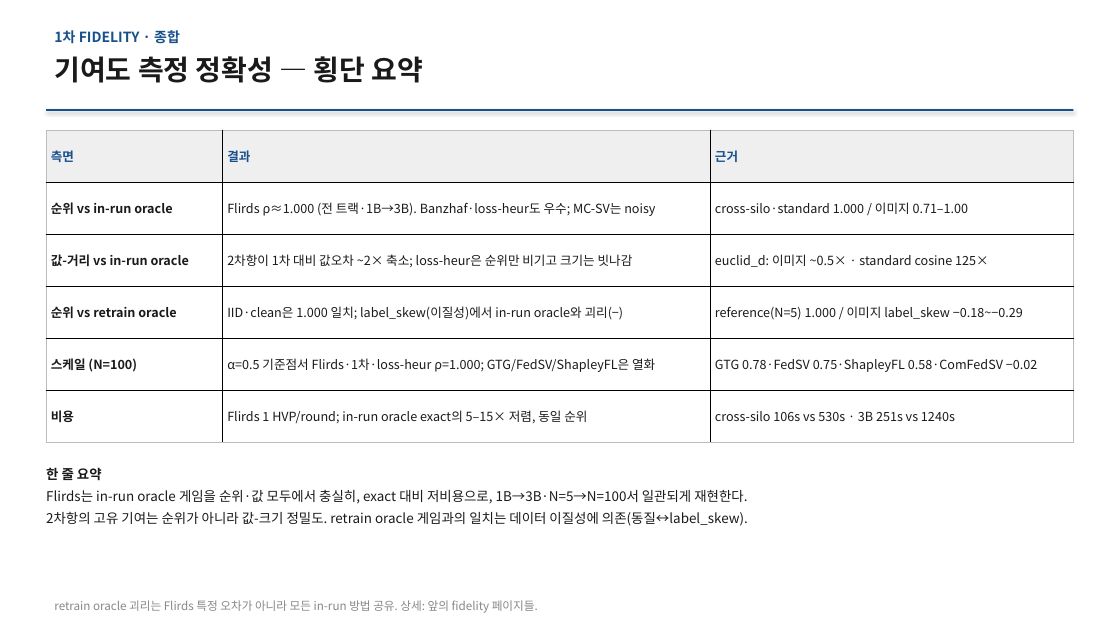
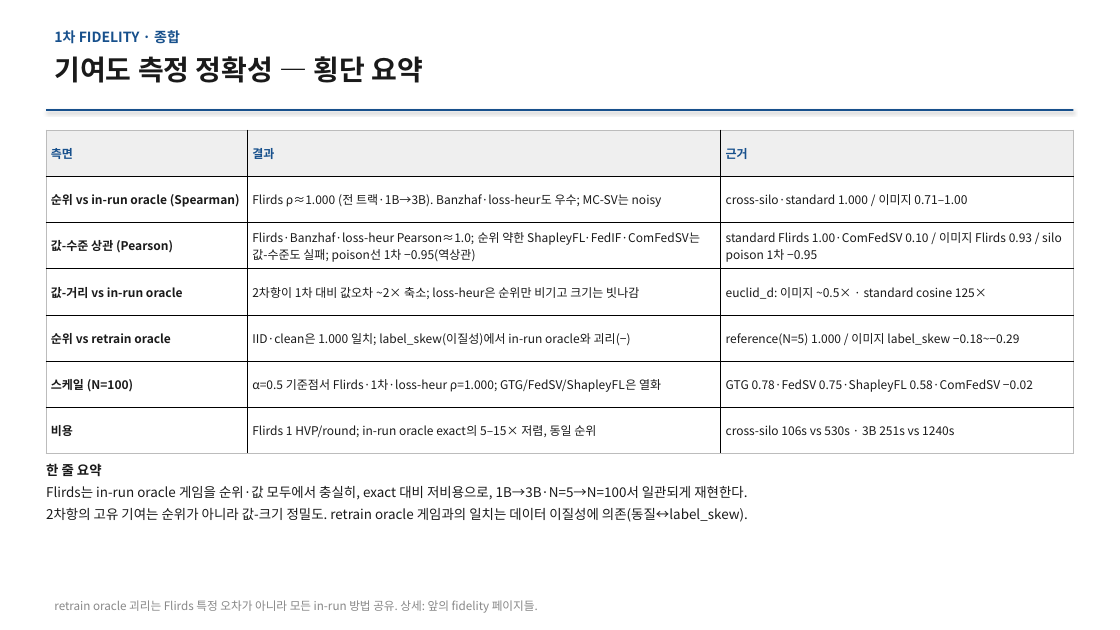
Before and after one commit to YongheeChoi/flirds, a slide deck: slide 10 of research-wiki/presentations/2026-06-results-report/flirds-results-2026-06.pptx. Drawn at 1120x630 pixels with LibreOffice and Linux fonts; fonts in the diff are those of the drawing. Boxes give left, top, right and bottom in pixels: in the first picture for what was removed or moved away, otherwise in the second. Text is boxed around its words. In the diff, an @@ line names an element or a change of style, - is before the commit and + after.

```diff
--- a/research-wiki/presentations/2026-06-results-report/flirds-results-2026-06.pptx
+++ b/research-wiki/presentations/2026-06-results-report/flirds-results-2026-06.pptx
@@ table at <box>46,130,1075,454</box> @@
-row 2: 순위 vs in-run oracle | Flirds ρ≈1.000 (전 트랙·1B→3B). Banzhaf·loss-heur도 우수; MC-SV는 noisy | cross-silo·standard 1.000 / 이미지 0.71–1.00
+row 2: 순위 vs in-run oracle (Spearman) | Flirds ρ≈1.000 (전 트랙·1B→3B). Banzhaf·loss-heur도 우수; MC-SV는 noisy | cross-silo·standard 1.000 / 이미지 0.71–1.00
+row 3: 값-수준 상관 (Pearson) | Flirds·Banzhaf·loss-heur Pearson≈1.0; 순위 약한 ShapleyFL·FedIF·ComFedSV는 값-수준도 실패; poison선 1차 −0.95(역상관) | standard Flirds 1.00·ComFedSV 0.10 / 이미지 Flirds 0.93 / silo poison 1차 −0.95
@@ text "한 줄 요약": place and size @@
-text "한 줄 요약" at <box>46,465,748,526</box>
+text "한 줄 요약" at <box>46,461,748,522</box>
```
Also in this commit, not shown: 5 other slides changed, 10 other files.
